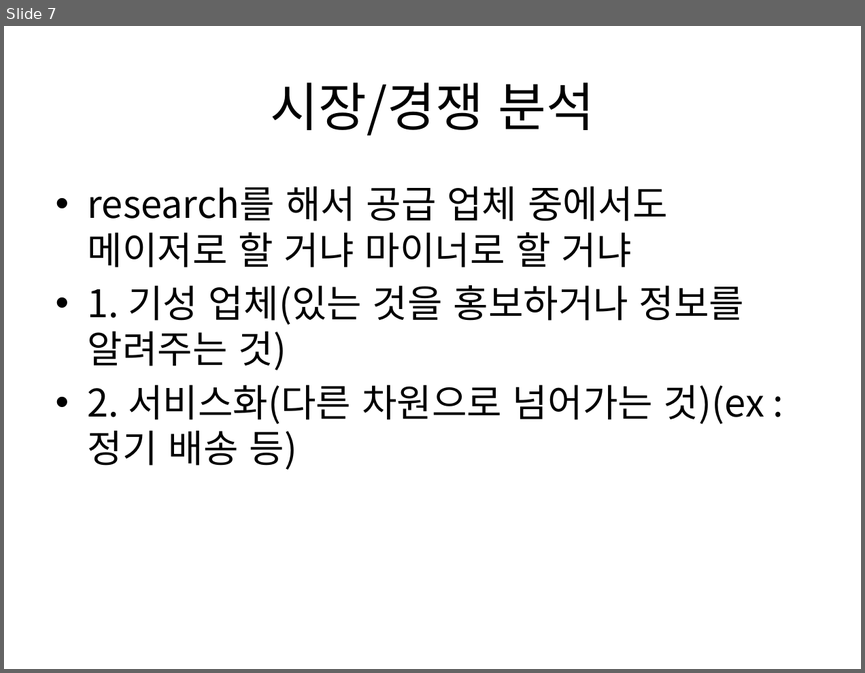
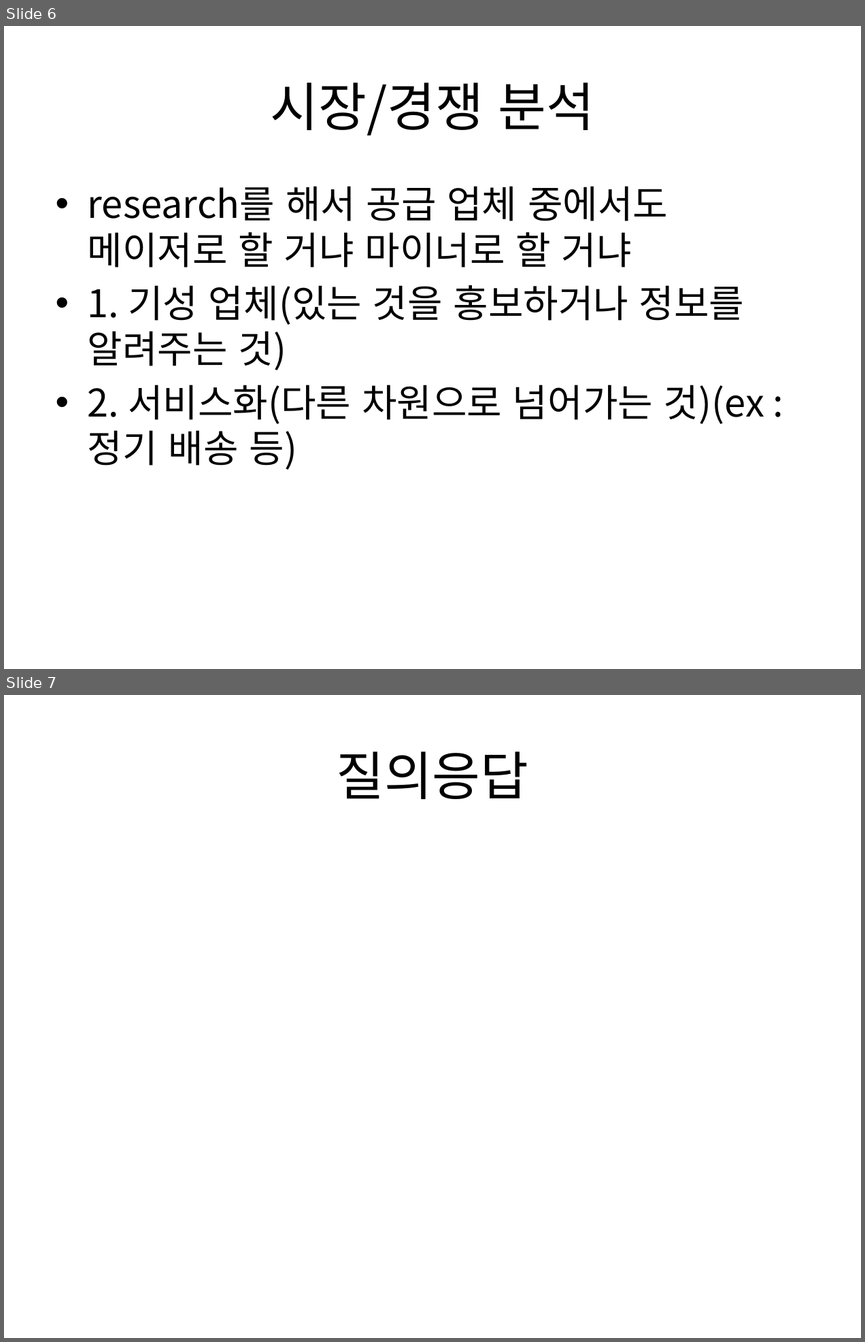
Before and after one commit to pasongsj/ideatone, a slide deck: ideatoneppt.pptx. Shown one above the other, each under a label of ours: slide 7 before the commit, slides 6 and 7 after it. The pictures are 865x673 and 865x1342 pixels, drawn with LibreOffice and Linux fonts; fonts in the diff are those of the drawing. Boxes give left, top, right and bottom in pixels: in the first picture for what was removed or moved away, otherwise in the second. Text is boxed around its words. In the diff, an @@ line names an element or a change of style, - is before the commit and + after.

```diff
--- a/ideatoneppt.pptx
+++ b/ideatoneppt.pptx
@@ slide 7 added at bbox=[4, 695, 861, 1338], background #FFFFFF @@
@@ title added at bbox=[336, 751, 528, 799], 44 pt, text #000000 @@
+질의응답
@@ what was slide 7 is now slide 6 @@
```
Also in this commit, not shown: 1 slide changed, 1 other slide added, 1 slide removed.
